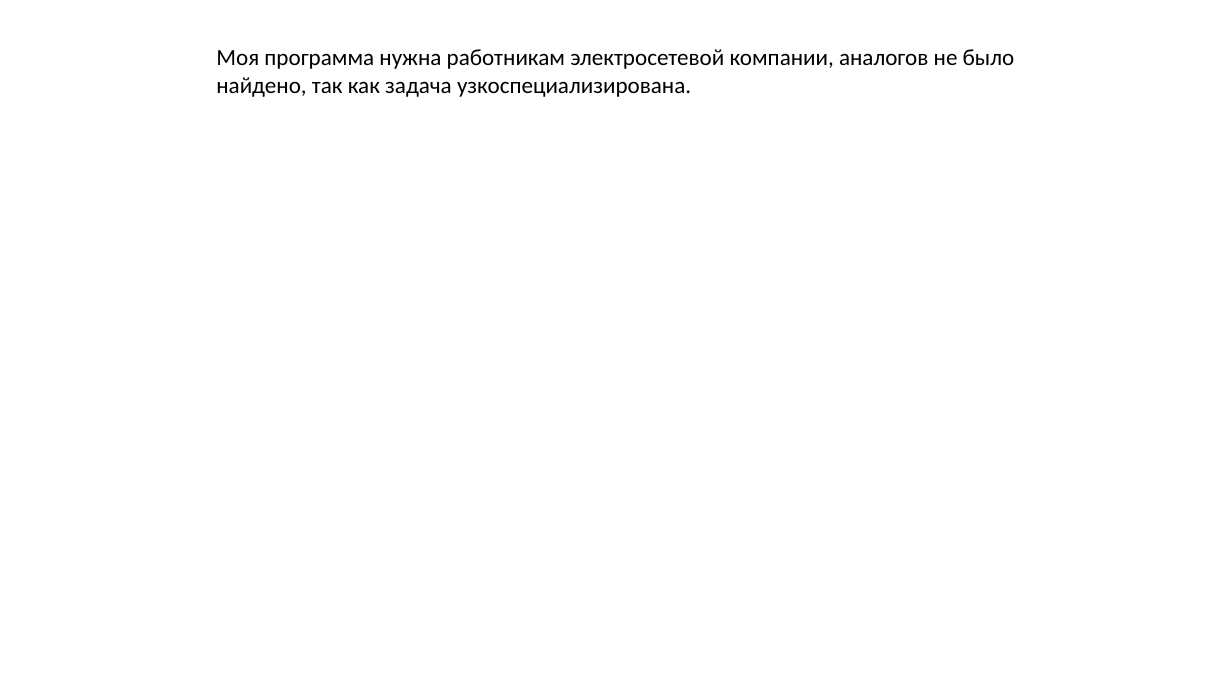
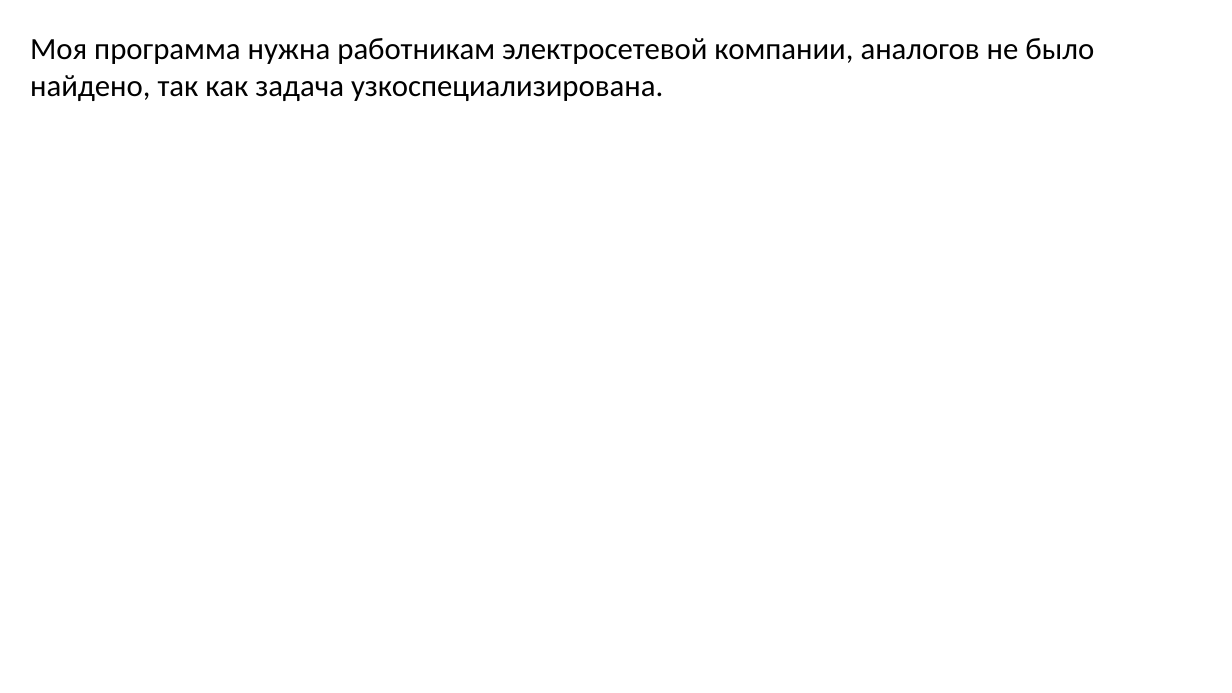
Before and after one commit to korbinat/GeoPhoto, a slide deck: slide 5 of Презентация программы.pptx (slide 4 before the commit). Drawn at 1232x693 pixels with LibreOffice and Linux fonts; fonts in the diff are those of the drawing. Boxes give left, top, right and bottom in pixels: in the first picture for what was removed or moved away, otherwise in the second. Text is boxed around its words. In the diff, an @@ line names an element or a change of style, - is before the commit and + after.

```diff
--- a/Презентация программы.pptx
+++ b/Презентация программы.pptx
@@ text "Моя программа нужна работникам электросетевой ...": place and size @@
-text "Моя программа нужна работникам электросетевой ..." at bbox=[216, 49, 1015, 97]
+text "Моя программа нужна работникам электросетевой ..." at bbox=[30, 38, 1094, 101]
@@ text "Моя программа нужна работникам электросетевой ..." at bbox=[30, 38, 1094, 101]: size 18 to 24 pt @@
```
Also in this commit, not shown: 6 other slides changed, 2 slides added, 1 slide removed.
